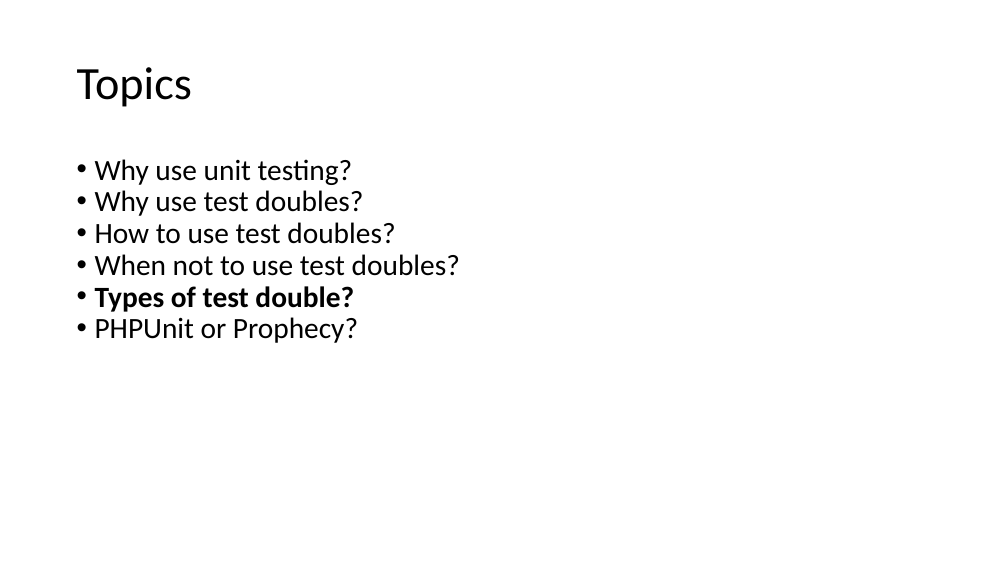
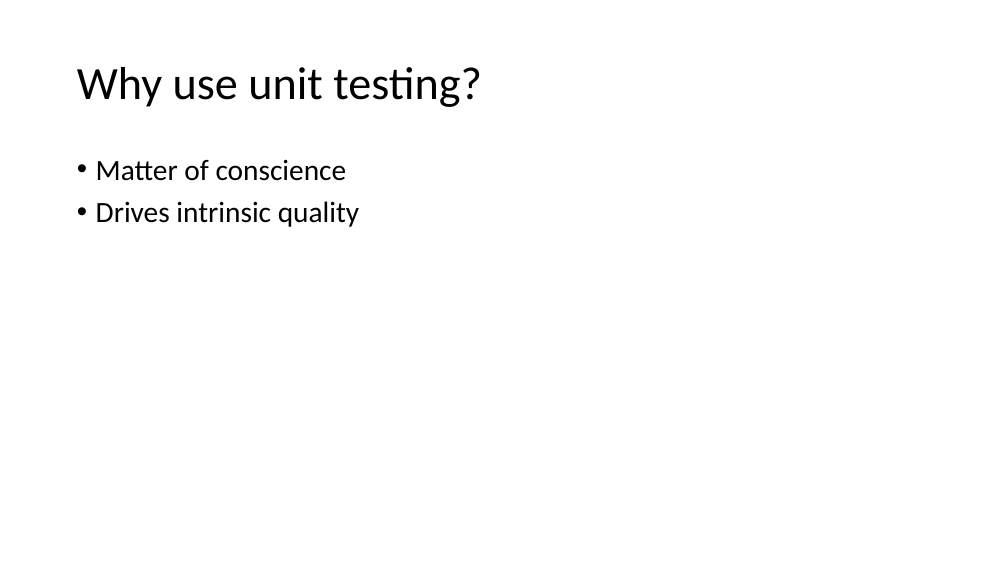
Before and after one commit to docljn/phpunit-or-prophecy-for-mocks, a slide deck: slide 9 of Creating Unit Test Mocks - PHPUnit or Prophecy.pptx (slide 13 before the commit). Drawn at 1008x567 pixels with LibreOffice and Linux fonts; fonts in the diff are those of the drawing. Boxes give left, top, right and bottom in pixels: in the first picture for what was removed or moved away, otherwise in the second. Text is boxed around its words. In the diff, an @@ line names an element or a change of style, - is before the commit and + after.

```diff
--- a/Creating Unit Test Mocks - PHPUnit or Prophecy.pptx
+++ b/Creating Unit Test Mocks - PHPUnit or Prophecy.pptx
@@ title at [77,67,482,107]: text changed @@
-Topics
+Why use unit testing?
@@ text at [96,159,359,227]: text changed @@
-• Why use unit testing?
-• Why use test doubles?
-• How to use test doubles?
-• When not to use test doubles?
-• Types of test double?
-• PHPUnit or Prophecy?
+• Matter of conscience
+• Drives intrinsic quality
```
Also in this commit, not shown: 50 other slides changed, 2 slides added, 6 slides removed, 1 other file.
